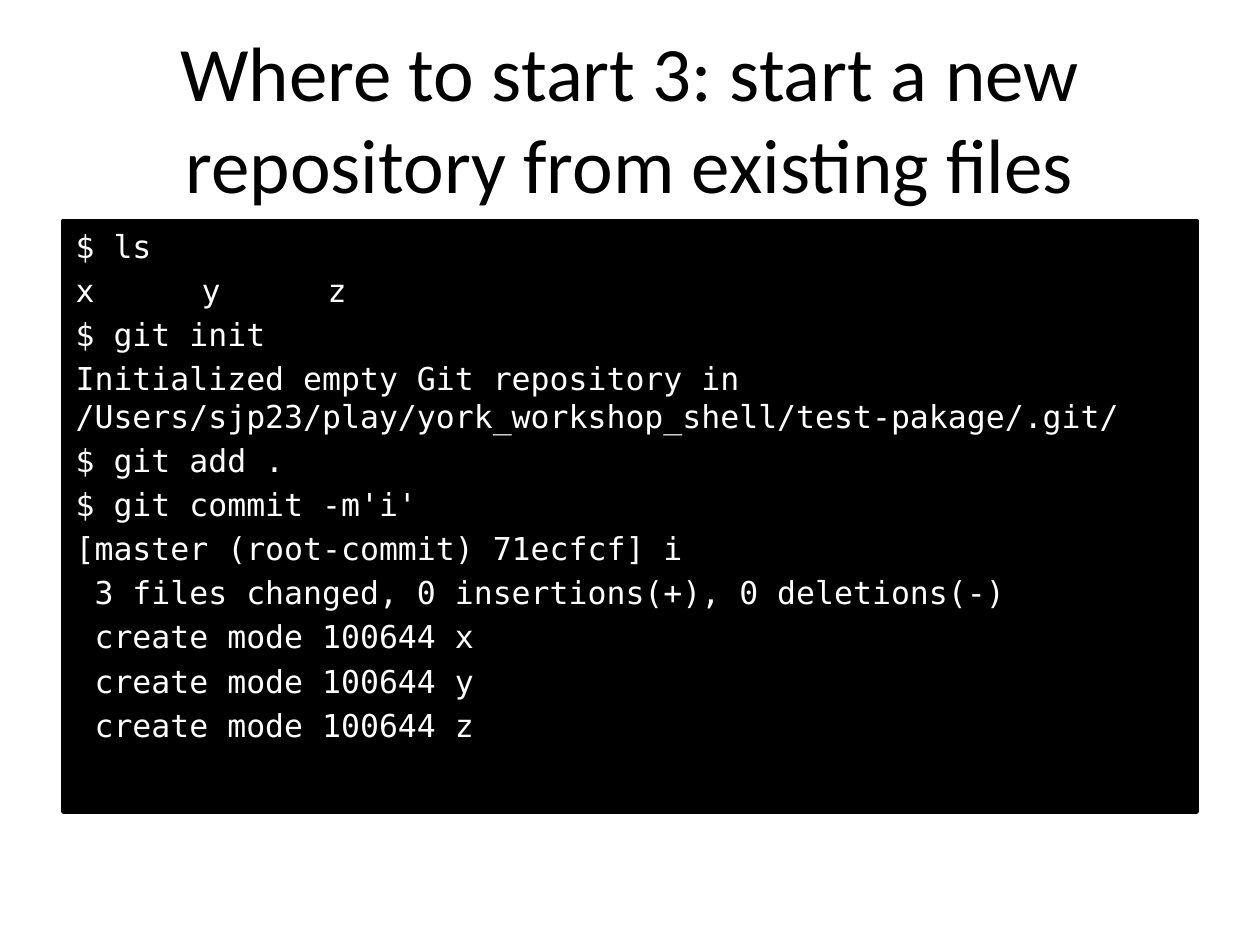
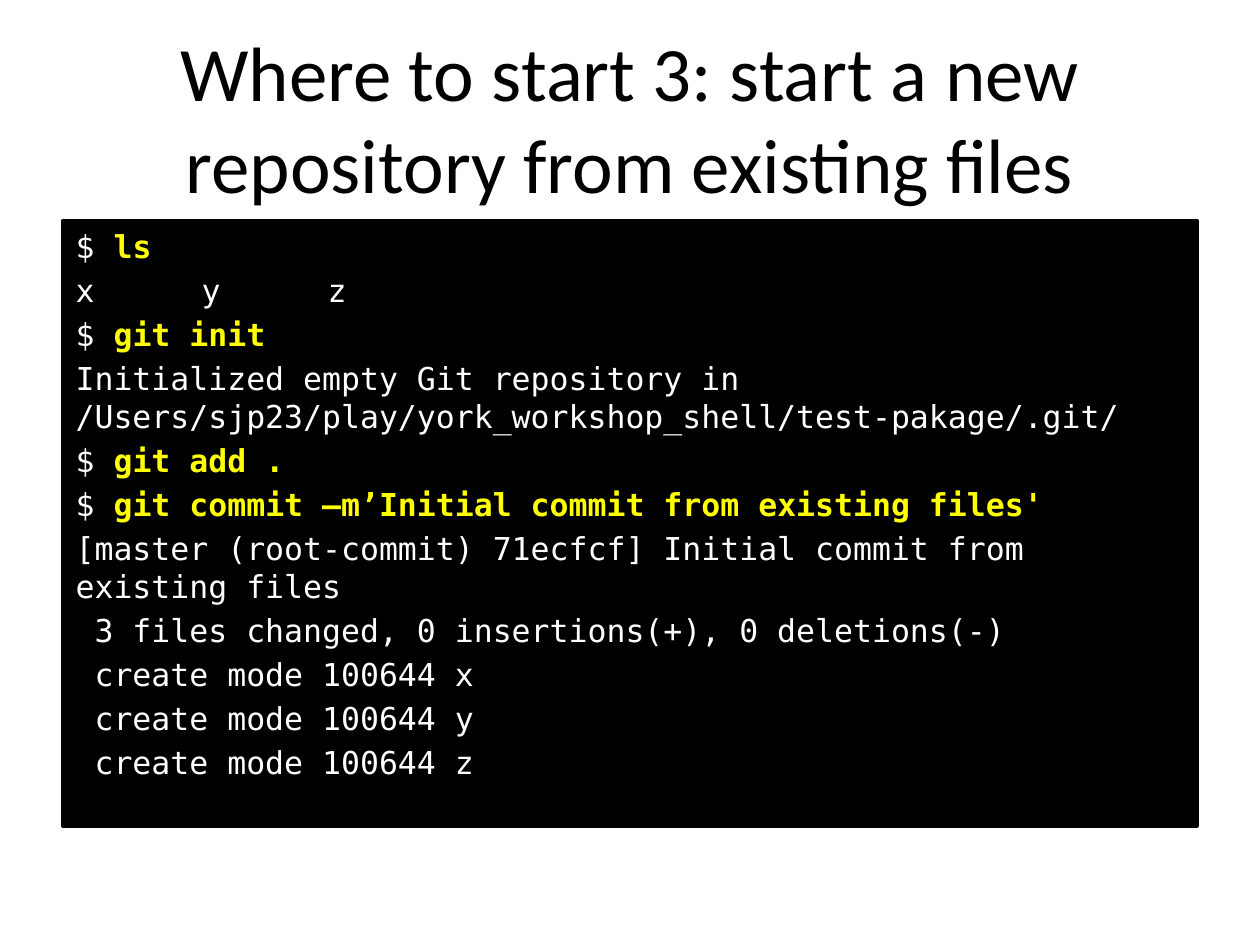
Before and after one commit to ncasuk/ncas-isc, a slide deck: slide 18 of shell/presentations/01_git2.pptx. Drawn at 1260x945 pixels with LibreOffice and Linux fonts; fonts in the diff are those of the drawing; background and template pictures are left out. Boxes give left, top, right and bottom in pixels: in the first picture for what was removed or moved away, otherwise in the second. Text is boxed around its words. In the diff, an @@ line names an element or a change of style, - is before the commit and + after.

Commit message:
updating git talk to have exercise at the end and to start with a new repo

```diff
--- a/shell/presentations/01_git2.pptx
+++ b/shell/presentations/01_git2.pptx
@@ text at [114,234,265,479]: text colour #FFFFFF to #FFFF00, bold on in "ls", "git init", "git add ." @@
@@ text at [76,490,1043,605]: text changed @@
-$ git commit -m'i'
-[master (root-commit) 71ecfcf] i
+$ git commit –m’Initial commit from existing files'
+[master (root-commit) 71ecfcf] Initial commit from existing files
```
Also in this commit, not shown: 1 other slide changed.
